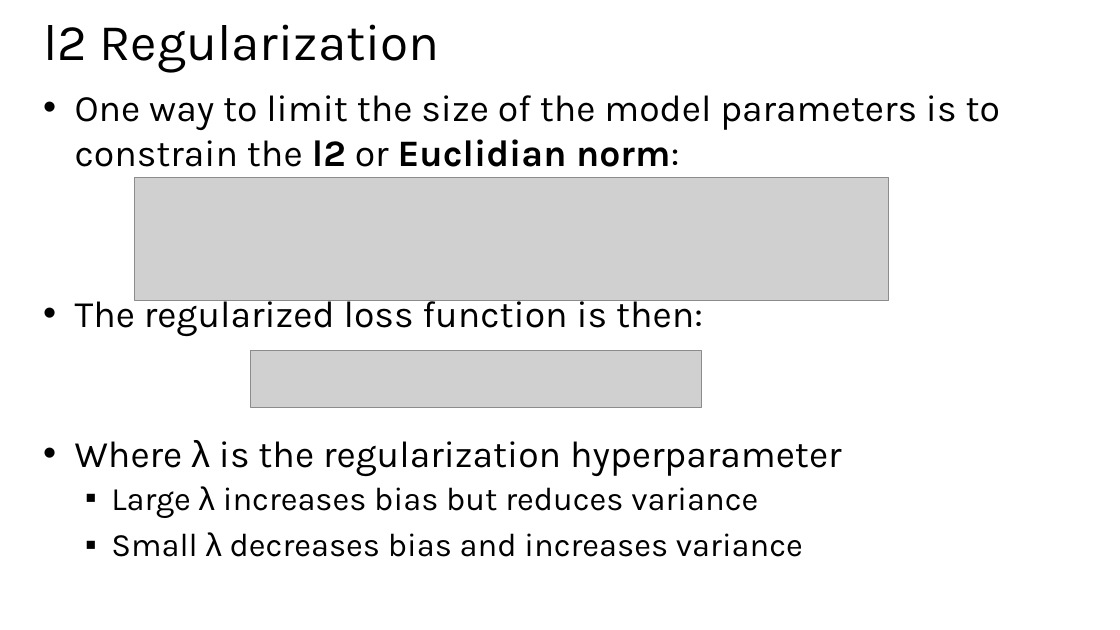
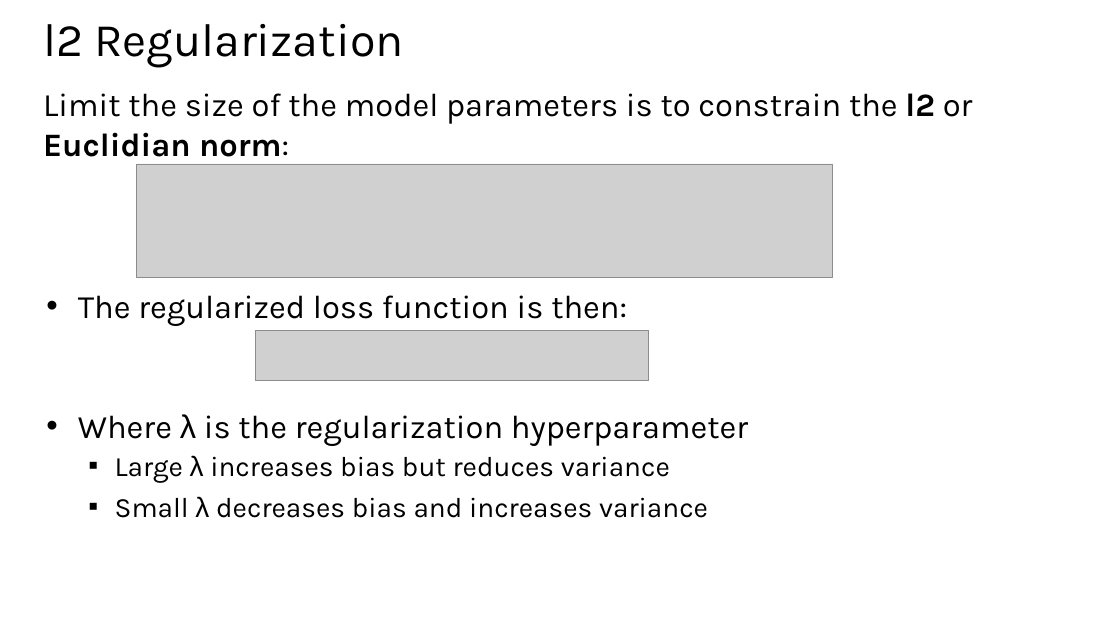
Before and after one commit to StephenElston/CSCI-E25, a slide deck: slide 43 of Slides/7_RegularizationAndOptimization.pptx (slide 47 before the commit). Drawn at 1120x630 pixels with LibreOffice and Linux fonts; fonts in the diff are those of the drawing; grey boxes stand for pictures. Boxes give left, top, right and bottom in pixels: in the first picture for what was removed or moved away, otherwise in the second. Text is boxed around its words. In the diff, an @@ line names an element or a change of style, - is before the commit and + after.

```diff
--- a/Slides/7_RegularizationAndOptimization.pptx
+++ b/Slides/7_RegularizationAndOptimization.pptx
@@ title "l2 Regularization" at box(43, 24, 403, 68): size 44 to 40 pt @@
@@ text at box(43, 93, 973, 157): text changed; size 32 to 28 pt @@
-• One way to limit the size of the model parameters is to constrain the l2 or Euclidian norm:
+Limit the size of the model parameters is to constrain the l2 or Euclidian norm:
@@ picture: place and size @@
-picture at box(134, 178, 889, 301)
+picture at box(136, 164, 833, 277)
@@ text "The regularized loss function is ..." at box(78, 295, 627, 326): size 32 to 28 pt @@
@@ picture: place and size @@
-picture at box(251, 350, 702, 408)
+picture at box(255, 331, 649, 381)
@@ text "Where λ is the regularization ...": place and size @@
-text "Where λ is the regularization ..." at box(75, 440, 842, 557)
+text "Where λ is the regularization ..." at box(78, 414, 748, 518)
@@ text "Where λ is the regularization ..." at box(78, 414, 748, 518): size 32 to 28 pt in "Where λ is the regularization hyperparameter"; size 28 to 24 pt in "Large λ increases bias but reduces variance", "Small λ decreases bias and increases variance" @@
```
Also in this commit, not shown: 31 other slides changed, 1 slide added, 12 slides removed.
